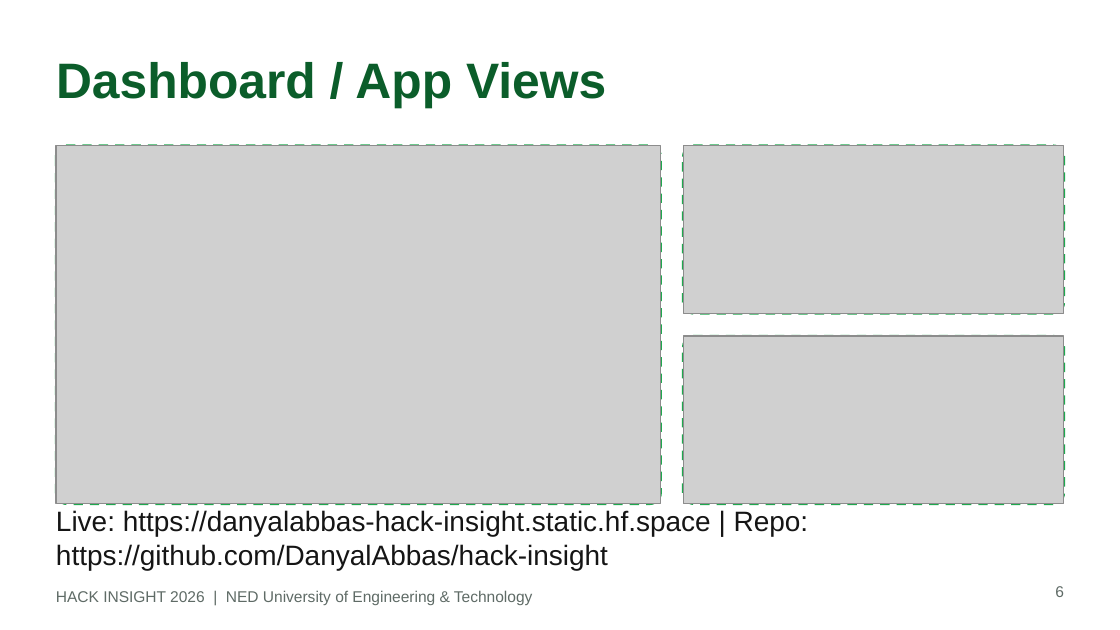
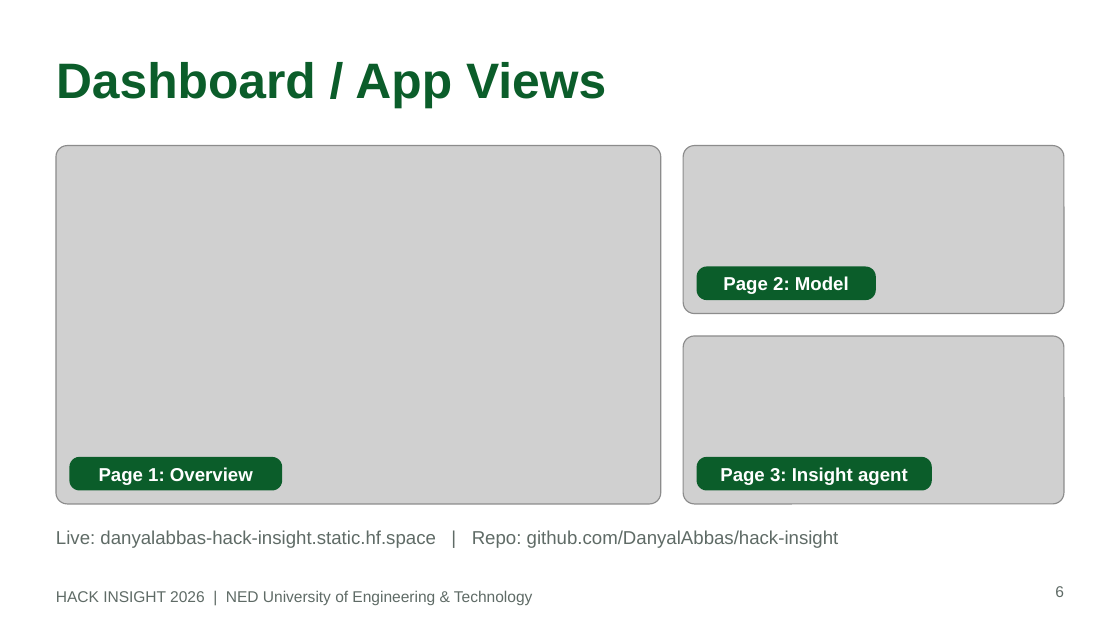
Before and after one commit to DanyalAbbas/TailDaam, a slide deck: slide 6 of TailDaam_Submission.pptx. Drawn at 1120x630 pixels with LibreOffice and Linux fonts; fonts in the diff are those of the drawing; grey boxes stand for pictures. Boxes give left, top, right and bottom in pixels: in the first picture for what was removed or moved away, otherwise in the second. Text is boxed around its words. In the diff, an @@ line names an element or a change of style, - is before the commit and + after.

```diff
--- a/TailDaam_Submission.pptx
+++ b/TailDaam_Submission.pptx
@@ rounded rectangle removed at <box>56,146,661,504</box> @@
@@ rounded rectangle removed at <box>683,146,1064,314</box> @@
@@ rounded rectangle "Page 2: Model": place and size @@
-rounded rectangle "Page 2: Model" at <box>683,199,748,226</box>
+rounded rectangle "Page 2: Model" at <box>697,267,876,300</box>
@@ text in rounded rectangle at <box>723,276,849,294</box>: text changed; size 18 to 12 pt; text colour #151515 to #FFFFFF; bold on @@
-Page 2 - Model
+Page 2: Model
@@ rounded rectangle removed at <box>683,336,1064,504</box> @@
@@ fill none to #0B5D2A in 3 elements at <box>697,457,932,491</box>, <box>697,267,876,300</box>, <box>69,457,282,491</box> @@
@@ rounded rectangle "Page 1: Overview": place and size @@
-rounded rectangle "Page 1: Overview" at <box>56,294,121,321</box>
+rounded rectangle "Page 1: Overview" at <box>69,457,282,491</box>
@@ text in rounded rectangle at <box>99,467,253,485</box>: text changed; size 18 to 12 pt; text colour #151515 to #FFFFFF; bold on @@
-Page 1 - Overview
+Page 1: Overview
@@ rounded rectangle "Page 3: Insight agent": place and size @@
-rounded rectangle "Page 3: Insight agent" at <box>123,389,748,537</box>
+rounded rectangle "Page 3: Insight agent" at <box>697,457,932,491</box>
@@ text in rounded rectangle at <box>720,467,908,485</box>: text changed; size 18 to 12 pt; text colour #151515 to #FFFFFF; bold on @@
-Page 3 - Insight agent
+Page 3: Insight agent
@@ text at <box>56,530,839,548</box>: text changed; size 18 to 12 pt; text colour #151515 to #5F6B66 @@
-Live: https://danyalabbas-hack-insight.static.hf.space | Repo: https://github.com/DanyalAbbas/hack-insight
+Live: danyalabbas-hack-insight.static.hf.space | Repo: github.com/DanyalAbbas/hack-insight
```
Also in this commit, not shown: 6 other slides changed, 1 slide added, 1 slide removed, 1 other file.
